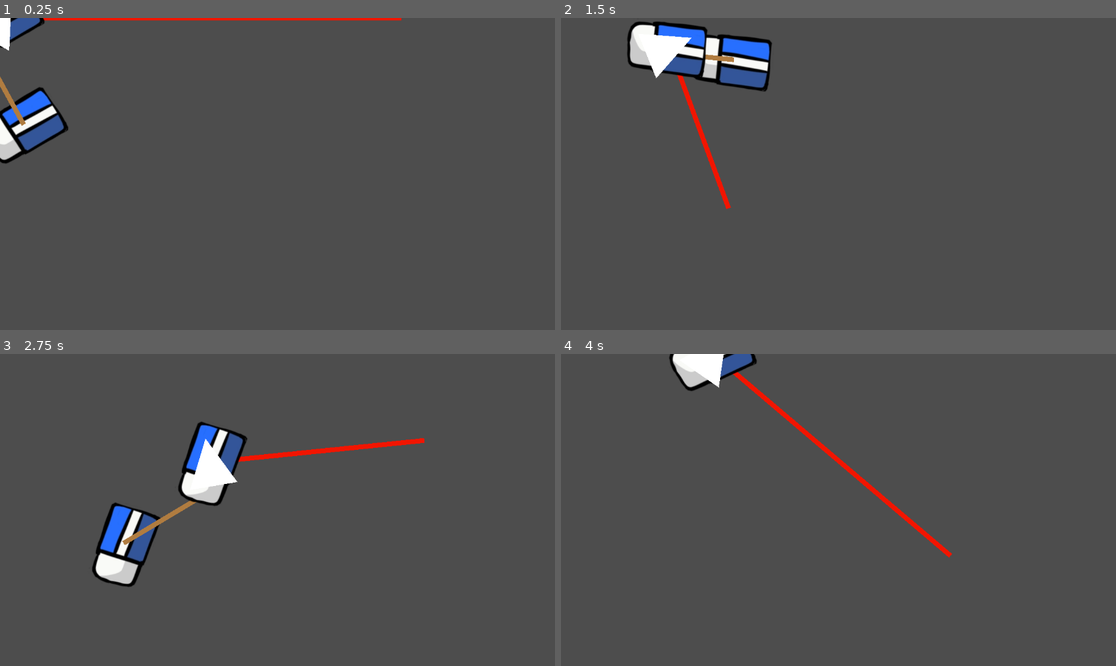
Above: before the commit, frames 1-4 (two rows, left to right).
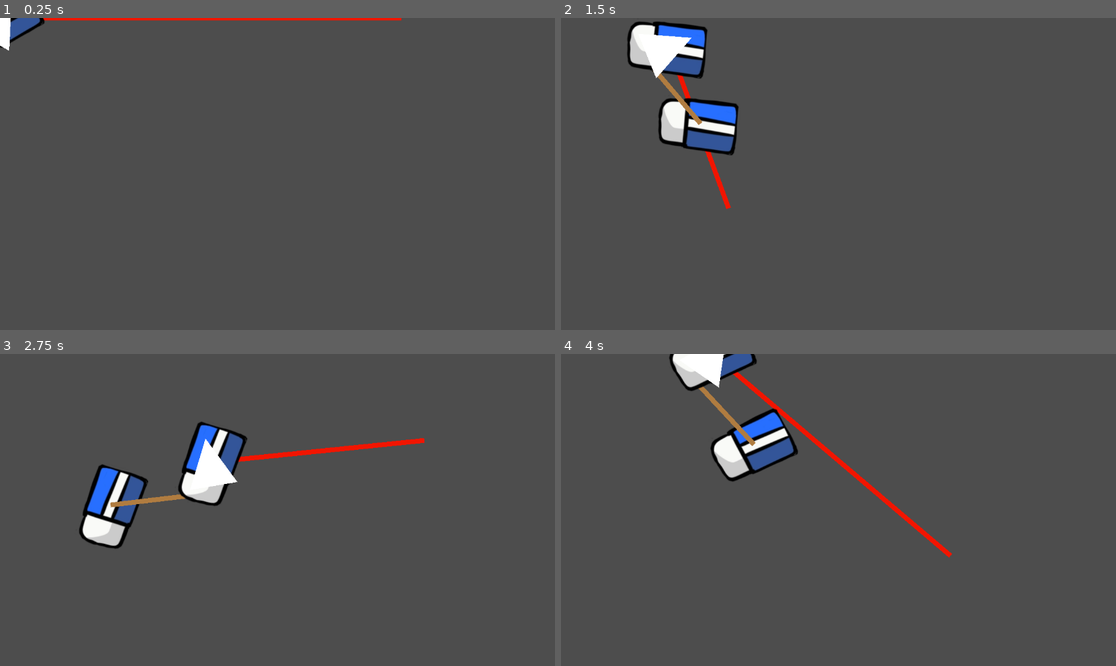
Above: after the commit, the same moments.

Repository: gnorris55/horseGameJam
Game: Godot game, scene res://Scenes/horse.tscn
Same seed, same stepped clock (60 frames per second), same inputs: the game is played once before the commit and once after it.
Inputs (mouse positions are in pixels of both pictures, inside the frame that each line leads up to):
- Up to frame 1 (0.25 s): no input
- Up to frame 2 (1.5 s): move the mouse to (960, 158) at 0.52 s; hold Right (right) 0.53-1.28 s; click (960, 158) at 0.6 s; move the mouse to (727, 189) at 1.27 s; hold Down (down) from 1.28 s (still down); click (727, 189) at 1.35 s
- Up to frame 3 (2.75 s): move the mouse to (333, 441) at 2.02 s; release Down (down) at 2.03 s; hold Right (right) from 2.03 s (still down); click (333, 441) at 2.1 s
- Up to frame 4 (4 s): move the mouse to (810, 572) at 2.77 s; release Right (right) at 2.78 s; hold Up (up) 2.78-3.53 s; click (810, 572) at 2.85 s; move the mouse to (1005, 556) at 3.52 s; hold Left (left) from 3.53 s (still down); click (1005, 556) at 3.6 s

The runs differ from the first frame. In frame 1, 1.9% of the frame differs, in the area x 0-13%, y 18-47%; in frame 2, 4.2%, in the area x 16-39%, y 5-45%; in frame 3, 4.0%; in frame 4, 2.4%.

Commit message:
finished debugging tail

Diff:
--- a/horsegamejam/Scripts/tail_weapon_manager.gd
+++ b/horsegamejam/Scripts/tail_weapon_manager.gd
@@ -7,15 +7,16 @@
 
 
 var radius = 200
-var direction = -1
+var direction = 1
 var t = PI / 2
-var speed_scalar = 2
+var speed_scalar = 4
 
 var center_point = Vector2(0, 0)
 
 
 # Called when the node enters the scene tree for the first time.
 func _ready() -> void:
+	t =  PI + horse.rotation
 	tail.add_point(global_position)
 	tail.add_point(weapon.global_position)
 
@@ -25,22 +26,96 @@
 	center_point = global_position
 	var horse_orientation = horse.rotation
 
+
 	t += direction*delta*speed_scalar
-	print(horse_orientation)
 
-	var limit1 = horse_orientation + -PI/3.0
-	var limit2 = horse_orientation + (PI + PI/3.0)
+	#if (t <)
+	print("horse orientation: " + str(horse_orientation))
+	# limit1 is counter clockwise
+	# limit2
+	var limit1 = -PI/4.0
+	var limit2 = (PI + PI/4.0)
+
+	var weapon_orientation = t + horse_orientation
+
+	var rot1 = fposmod(weapon_orientation, TAU)
+	var rot2 = fposmod(weapon_orientation, -TAU)
+	#limit1 = fposmod(limit1, TAU)
+	#limit2 = fposmod(limit2, TAU)
+	var negative_limit1 = fposmod(limit1, -TAU)
+	var negative_limit2 = fposmod(limit2, -TAU)
+
+	#print("rot 1: " + str(rad_to_deg(rot1)))
+	#print("rot 2: " + str(rad_to_deg(rot2)))
+
+	print("t: " + str(rad_to_deg(t)))
+
+	print("limit 1: " + str(rad_to_deg(limit1)))
+	print("limit 2: " + str(rad_to_deg(limit2)))
+
+	#print("neg limit 1: " + str(rad_to_deg(negative_limit1)))
+	#print("neg limit 2: " + str(rad_to_deg(negative_limit2)))
+
+	'''
+	if (rot1 < limit1 and rot1 > limit2):
+		print("in limit")
+		var dist_to_start = abs(rot1 - limit1)
+		var dist_to_end = abs(rot1 - limit2)
+		print("dist to limit1: " + str(dist_to_start))
+		print("dist to limit2: " + str(dist_to_end))
+
+		if dist_to_start < dist_to_end:
+			print("closer to limit 1")
+			#t = limit1
+			#weapon_orientation = limit1  # Set the angle to the end of the forbidden region
+			#direction = -1
+			pass
+		else:
+			print("closer to limit 2")
+			#weapon_orientation = limit2  # Set the angle to the start of the forbidden region
+			#t = limit2
+			#direction = 1
+			pass
+		#t = limit1
+		#weapon_orientation = limit1 - 0.5
+		#print("reached limit1")
+		#direction = -1
 
 
+	'''
+	'''
+	print("horse position: " + str(rad_to_deg(fposmod(horse_orientation, TAU))))
+	print("weapon orientation: " + str(rad_to_deg(weapon_orientation)))
+
+
+
+	if limit1 <= weapon_orientation and weapon_orientation <= limit2:
+		# Adjust the angle to avoid the forbidden region
+		var dist_to_start = abs(weapon_orientation - limit1)
+		var dist_to_end = abs(weapon_orientation - limit2)
+
+		if dist_to_start < dist_to_end:
+			weapon_orientation = limit1  # Set the angle to the end of the forbidden region
+			direction = -1
+		else:
+			weapon_orientation = limit2  # Set the angle to the start of the forbidden region
+			direction = 1
+	'''
+
 	if (t < limit1):
+		print("go forwards")
+		t = limit1
 		direction = 1
 
 	if (t > limit2):
+		t = limit2
+		print("go backwards")
 		direction = -1
 
 
-	var x = center_point.x + radius * cos(t)
-	var y = center_point.y + radius * sin(t)
+
+	var x = center_point.x + radius * cos(horse_orientation + t)
+	var y = center_point.y + radius * sin(horse_orientation + t)
 
 	weapon.global_position = Vector2(x, y)
 
